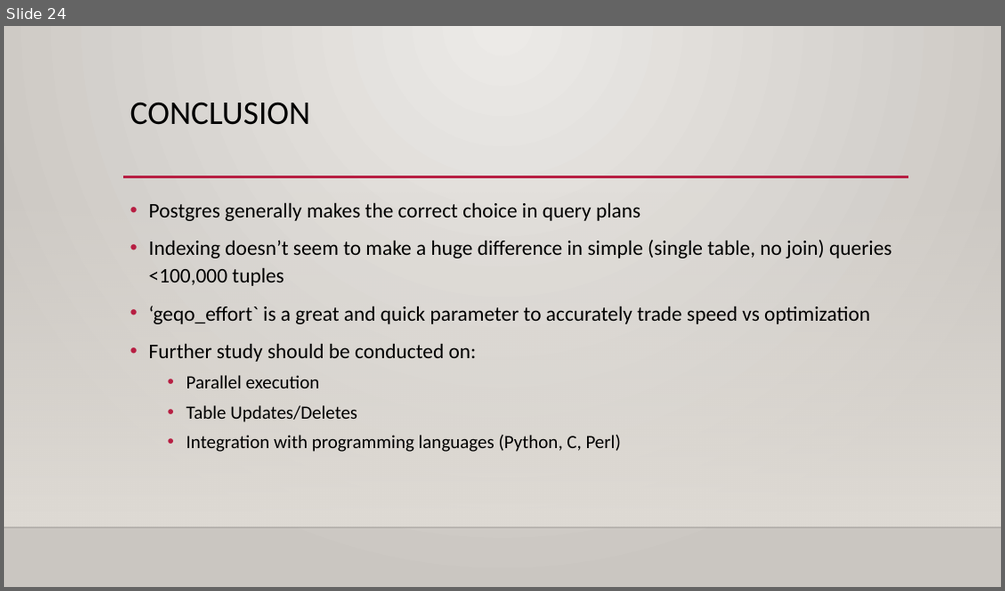
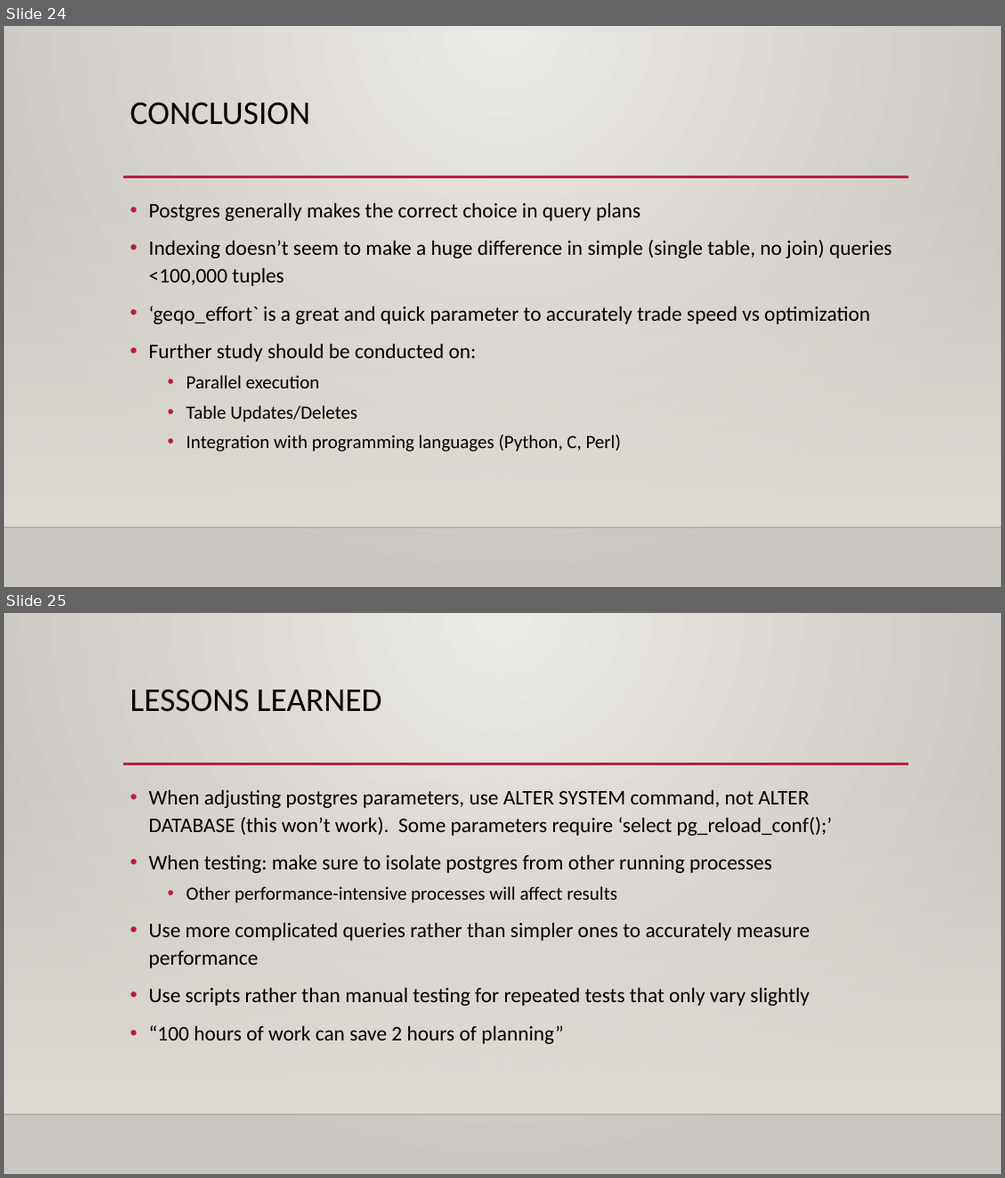
Before and after one commit to loganballard/wisconsin-benchmark, a slide deck: performance-test/lballard_final_presentation.pptx. Shown one above the other, each under a label of ours: slide 24 before the commit, slides 24 and 25 after it. The pictures are 1005x591 and 1005x1178 pixels, drawn with LibreOffice and Linux fonts; fonts in the diff are those of the drawing; background and template pictures are left out. Boxes give left, top, right and bottom in pixels: in the first picture for what was removed or moved away, otherwise in the second. Text is boxed around its words. In the diff, an @@ line names an element or a change of style, - is before the commit and + after.

Commit message:
done!

```diff
--- a/performance-test/lballard_final_presentation.pptx
+++ b/performance-test/lballard_final_presentation.pptx
@@ slide 25 added at (4,613,1001,1174), background gradient #ECEAE7 to #CAC7C1; not listed: 3 template elements that a slide beside it also shows @@
@@ title added at (130,689,382,712), 32 pt, text #000000 @@
+LESSONS LEARNED
@@ text added at (149,789,833,1044), 20 pt, text #000000 @@
+• When adjusting postgres parameters, use ALTER SYSTEM command, not ALTER DATABASE (this won’t work). Some parameters require ‘select pg_reload_conf();’
+• When testing: make sure to isolate postgres from other running processes
+  • Other performance-intensive processes will affect results
+• Use more complicated queries rather than simpler ones to accurately measure performance
+• Use scripts rather than manual testing for repeated tests that only vary slightly
+• “100 hours of work can save 2 hours of planning”
```
